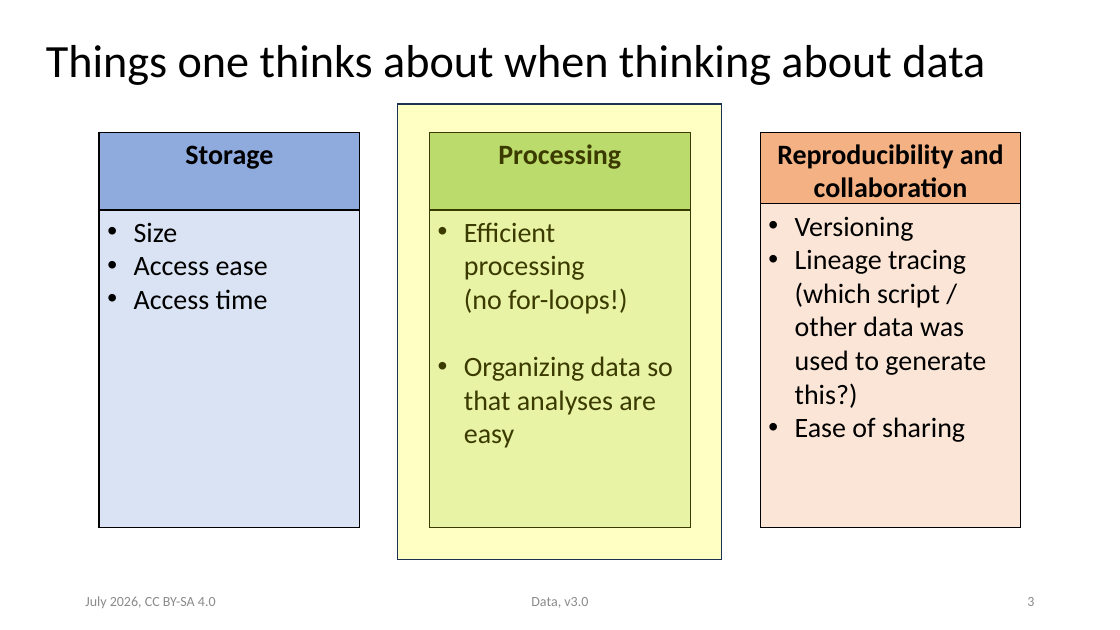
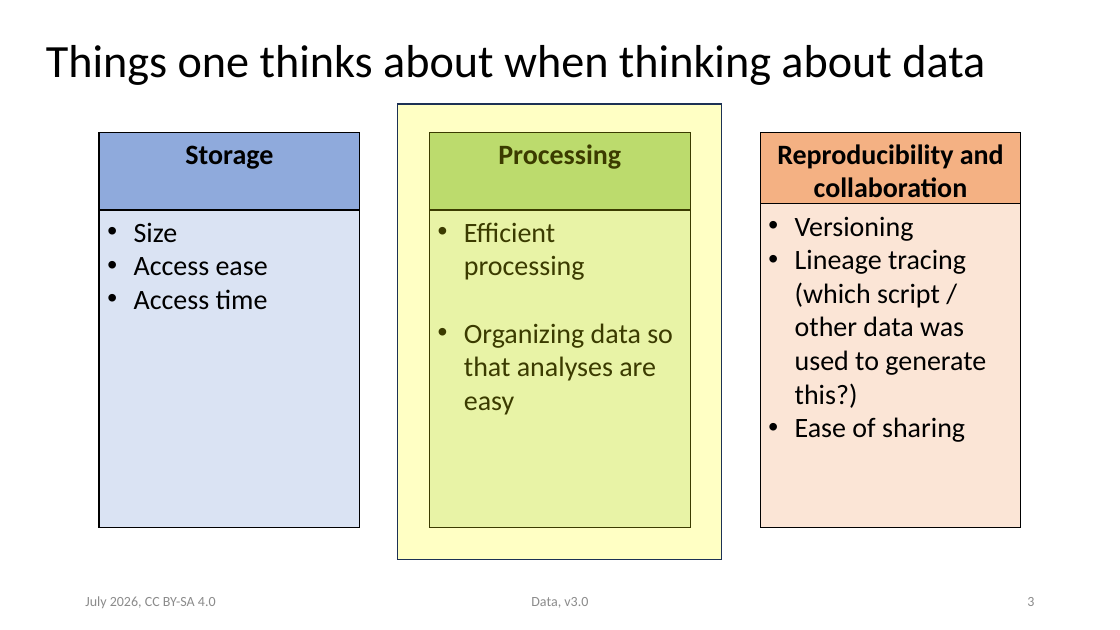
Before and after one commit to ASPP/data_class, a slide deck: slide 3 of data.pptx. Drawn at 1120x630 pixels with LibreOffice and Linux fonts; fonts in the diff are those of the drawing. Boxes give left, top, right and bottom in pixels: in the first picture for what was removed or moved away, otherwise in the second. Text is boxed around its words. In the diff, an @@ line names an element or a change of style, - is before the commit and + after.

Commit message:
Data slides: add git issue, create PDF

```diff
--- a/data.pptx
+++ b/data.pptx
@@ text in rectangle at <box>464,222,585,280</box>: text changed @@
-• Efficient processing
-  (no for-loops!)
+• Efficient processing
```
Also in this commit, not shown: 3 other slides changed, 1 other file.
